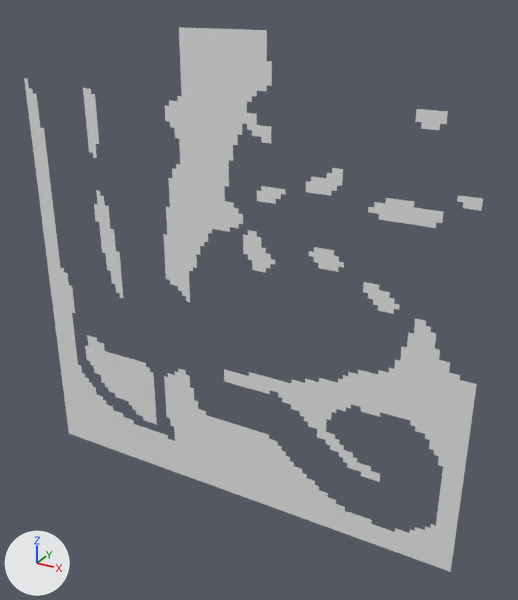
The OBJ model Assets/Tiled2Unity/Meshes/bonus_level.obj, before and after one commit.
Rendered twice from a 50 mm lens placed at (6.2, -36.6, 2.2), pointed at (-14.3, 0.7, -16.4). Every picture has the same lights, and +X, +Y and +Z are marked at lower left. Where no turn or scale is listed for an object, it has been applied to the vertices.

In view in the first picture: 'bonus_level'.
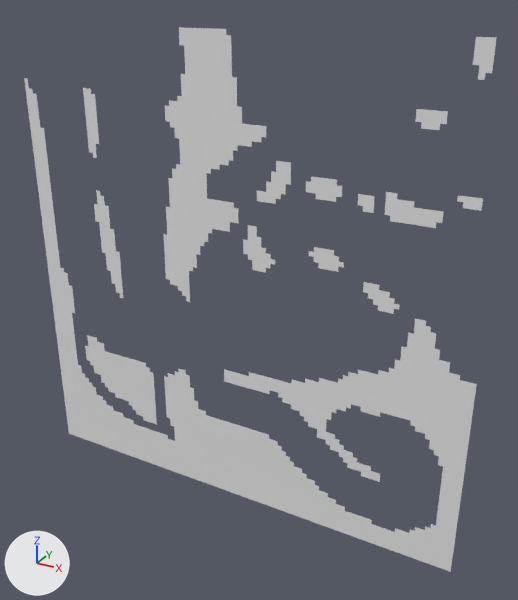
Commit message: Iterating on bonus level

The change in detail:
me_bonus_level is used by ob_bonus_level; location (0.0, 0.0, 0.0).
me_bonus_level had 4217 vertices, 3596 faces and spanned x -32.0..0.0, y 0.0, z -32.0..0.0.
me_bonus_level now has 4152 vertices, 3515 faces and spans x -32.0..0.0, y 0.0, z -32.0..0.0.
me_bonus_level part 1: a new loose piece of 25 vertices spanning x -2.2..-1.3, y 0.0, z -1.9..0.0.
Part 2, on me_bonus_level:
147 vertices are removed from x -19.2..-6.1, y 0.0, z -11.8..0.0.
144 faces are deleted.
51 vertices are added at x -15.4..-5.4, y 0.0, z -11.2..-6.1.
6 new vertices lie (0.0, 0.0, -0.4) away from vertices in x -14.7..-9.0, y 0.0, z -8.6..-5.4.
48 new faces join them.

Boxes (x1, y1, x2, y2) around the edits, measured in the pictures (518 x 600 px):
'bonus_level', reshaped
    before: (24, 27, 483, 572)
    after: (24, 27, 497, 572)
part 1 of me_bonus_level, added
    after: (473, 37, 497, 80)
part 2 of me_bonus_level, cut back
    before: (180, 29, 390, 240)
    after: (233, 124, 398, 232)
